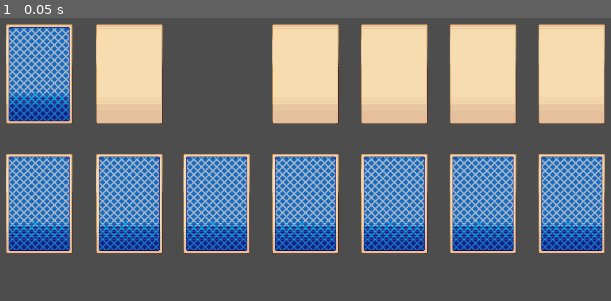
Above: before the commit, frame 1.
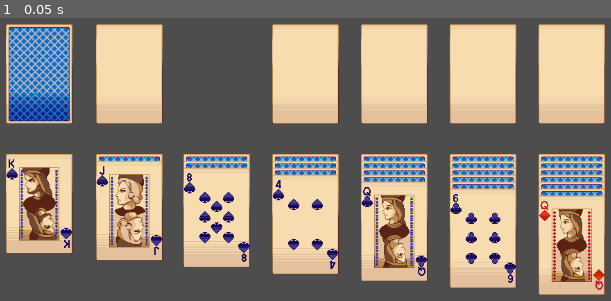
Above: after the commit, the same moment.

Repository: leandrohorizon/paciencia_godot
Game: Godot game, scene res://main.tscn
Two runs of this game, one before a commit and one after it. Both use one fixed random seed, a clock stepped at 60 frames per second and the inputs below.
Inputs:
- Up to frame 1 (0.05 s): no input

The runs differ from the first frame. In frame 1, 28% of the frame differs, in the area x 0-100%, y 48-98%.

Commit message:
Adiciona funções para virar cartas para cima e para baixo no jogo. Atualiza a lógica de entrega de cartas para garantir que a última carta de cada tableau seja exibida corretamente. Melhora a manipulação visual das cartas durante o jogo.

Diff:
--- a/card.gd
+++ b/card.gd
@@ -42,3 +42,15 @@
 
 func set_parent_pile(pile):
 	self.parent_pile = pile
+
+func turn_up():
+	self.is_face_up = true
+	var sprite = $Area2D/Sprite2D
+	var image_path = "res://assets/card-%s-%d.png" % [suit, value]
+	sprite.texture = load(image_path)
+
+func turn_down():
+	self.is_face_up = false
+	var sprite = $Area2D/Sprite2D
+	var image_path = "res://assets/card-back1.png"
+	sprite.texture = load(image_path)
--- a/main.gd
+++ b/main.gd
@@ -32,7 +32,13 @@
 
 	for tableau in tableaus:
 		for index in range(0, quantity):
-			tableau.add_child(deck.pop_back())
+			var card = deck.pop_back()
+			tableau.add_child(card)
+			card.position.y = index * 10
+
+			if index == quantity - 1:
+				card.turn_up()
+
 		quantity = quantity + 1
 
 func deliver_in_deck() -> void:
